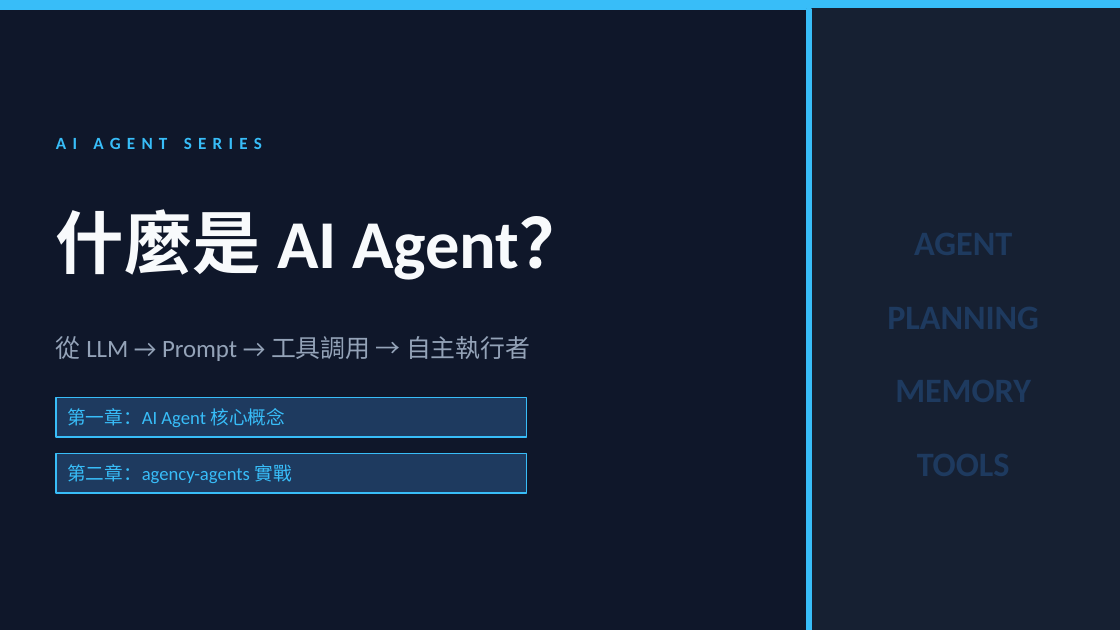
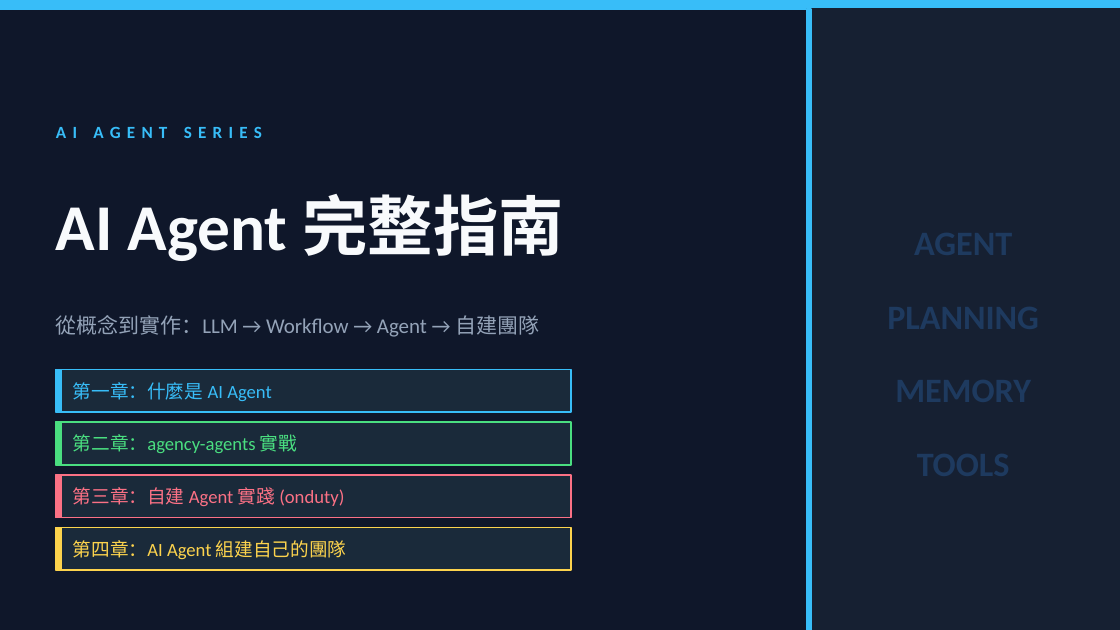
Before and after one commit to hengyisu/food_finder, a slide deck: slide 1 of ppt/AI_Agent_簡報.pptx. Drawn at 1120x630 pixels with LibreOffice and Linux fonts; fonts in the diff are those of the drawing. Boxes give left, top, right and bottom in pixels: in the first picture for what was removed or moved away, otherwise in the second. Text is boxed around its words. In the diff, an @@ line names an element or a change of style, - is before the commit and + after.

```diff
--- a/ppt/AI_Agent_簡報.pptx
+++ b/ppt/AI_Agent_簡報.pptx
@@ text "AI AGENT SERIES" moved from (x1=56, y1=138, x2=262, y2=149) to (x1=56, y1=127, x2=262, y2=138) @@
@@ text at (x1=56, y1=194, x2=563, y2=261): text changed; size 44 to 42 pt @@
-什麼是 AI Agent？
+AI Agent 完整指南
@@ text at (x1=56, y1=315, x2=539, y2=337): text changed; size 16 to 13.5 pt @@
-從 LLM → Prompt → 工具調用 → 自主執行者
+從概念到實作：LLM → Workflow → Agent → 自建團隊
@@ rectangle resized from (x1=56, y1=398, x2=526, y2=437) to (x1=56, y1=370, x2=571, y2=412) @@
@@ rectangle at (x1=56, y1=370, x2=571, y2=412): fill #1E3A5F to #1A2A3A @@
@@ rectangle added at (x1=56, y1=370, x2=62, y2=412), fill #38BDF8, outline #38BDF8 1 pt @@
@@ text at (x1=73, y1=382, x2=272, y2=401): text changed @@
-第一章：AI Agent 核心概念
+第一章：什麼是 AI Agent
@@ rectangle added at (x1=56, y1=422, x2=571, y2=465), fill #1A2A3A, outline #4ADE80 1 pt @@
@@ rectangle added at (x1=56, y1=422, x2=62, y2=465), fill #4ADE80, outline #4ADE80 1 pt @@
@@ text "第二章：agency-agents 實戰" moved from (x1=67, y1=464, x2=291, y2=483) to (x1=73, y1=434, x2=297, y2=453) @@
@@ text "第二章：agency-agents 實戰" at (x1=73, y1=434, x2=297, y2=453): text colour #38BDF8 to #4ADE80 @@
@@ rectangle resized from (x1=56, y1=454, x2=526, y2=493) to (x1=56, y1=475, x2=571, y2=517) @@
@@ rectangle at (x1=56, y1=475, x2=571, y2=517): fill #1E3A5F to #1A2A3A; outline #38BDF8 1 pt to #FB7185 1 pt @@
@@ rectangle added at (x1=56, y1=475, x2=62, y2=517), fill #FB7185, outline #FB7185 1 pt @@
@@ text added at (x1=73, y1=487, x2=344, y2=506), 12 pt, text #FB7185 @@
+第三章：自建 Agent 實踐 (onduty)
@@ rectangle added at (x1=56, y1=528, x2=571, y2=570), fill #1A2A3A, outline #FCD34D 1 pt @@
@@ rectangle added at (x1=56, y1=528, x2=62, y2=570), fill #FCD34D, outline #FCD34D 1 pt @@
@@ text added at (x1=73, y1=540, x2=347, y2=559), 12 pt, text #FCD34D @@
+第四章：AI Agent 組建自己的團隊
```
Also in this commit, not shown: 10 other slides changed, 4 slides added, 2 slides removed, 36 other files.
